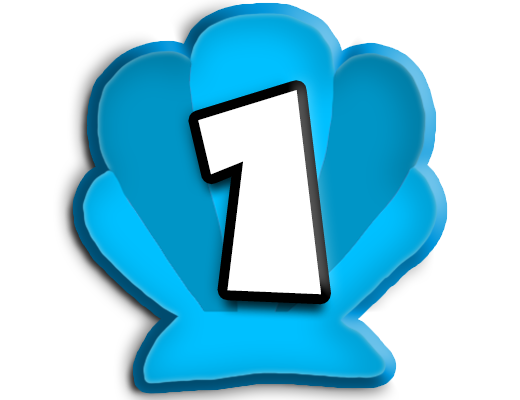
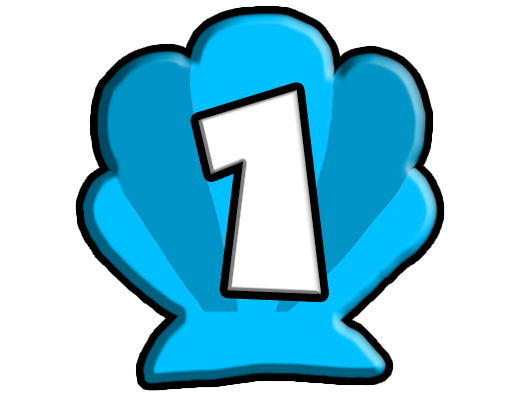
Two versions of the same layered image (520x400). Layer-by-layer changes:
pixels changed over (x1=55, y1=0, x2=448, y2=400) (layer not identified)
